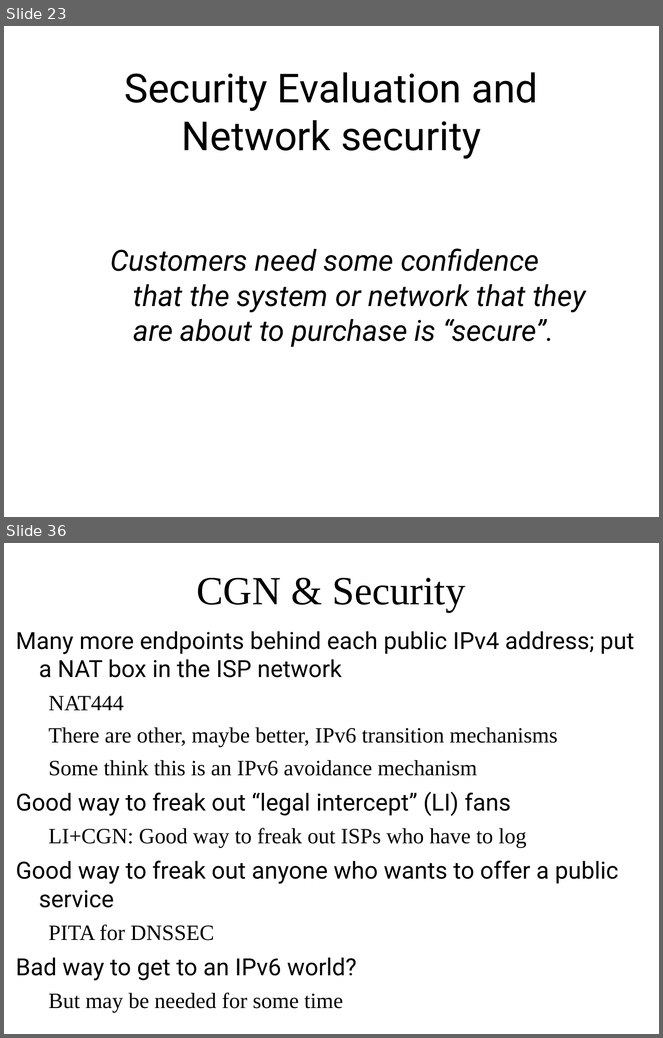
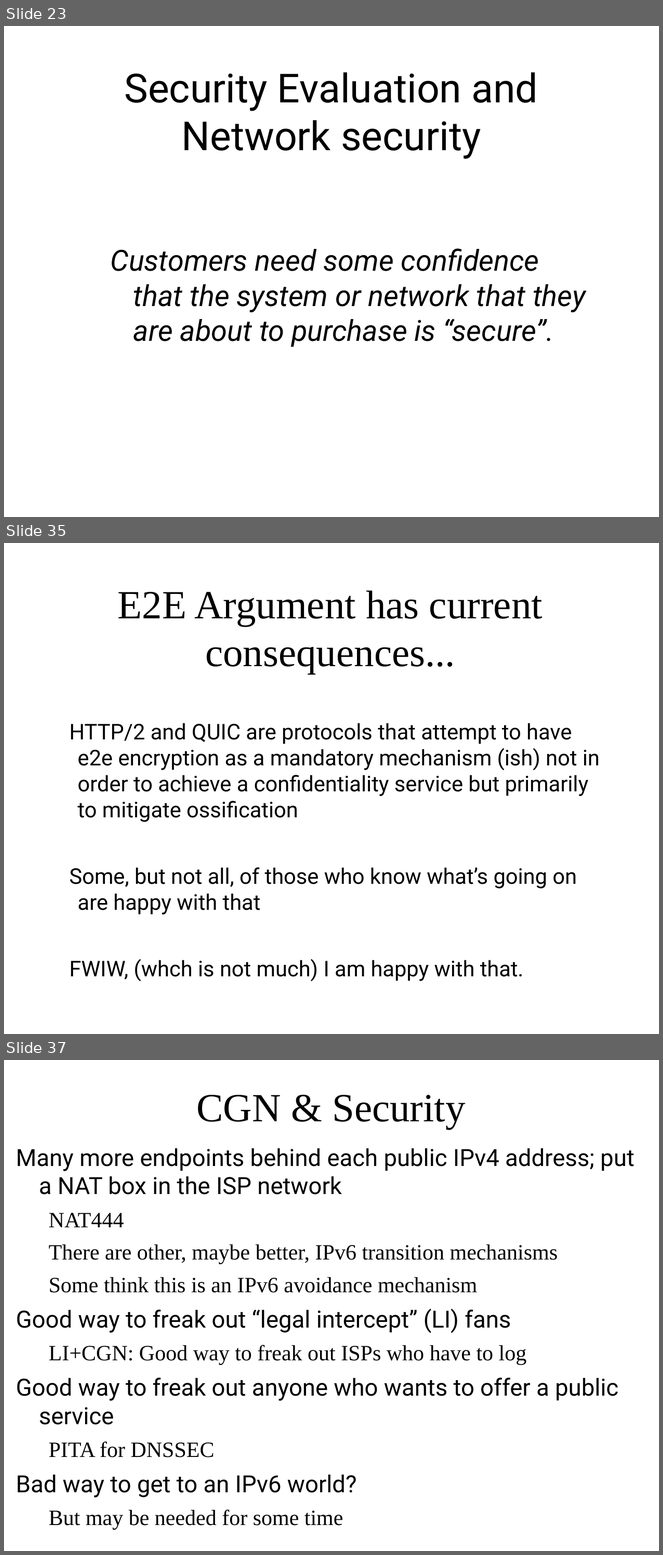
Before and after one commit to sftcd/cs7053, a slide deck: 2016lectures/02-concepts.ppt. Shown one above the other, each under a label of ours: slides 23 and 36 before the commit, slides 23, 35 and 37 after it; the slides between them are not shown. The pictures are 663x1038 and 663x1555 pixels, drawn with LibreOffice and Linux fonts; fonts in the diff are those of the drawing. Boxes give left, top, right and bottom in pixels: in the first picture for what was removed or moved away, otherwise in the second. Text is boxed around its words. In the diff, an @@ line names an element or a change of style, - is before the commit and + after.

```diff
--- a/2016lectures/02-concepts.ppt
+++ b/2016lectures/02-concepts.ppt
@@ slide 35 added at [4,543,659,1034], background #FFFFFF @@
@@ title added at [118,590,543,674], 44 pt, text #000000 @@
+E2E Argument has current consequences...
@@ text added at [70,723,600,982], 23.8 pt, text #000000 @@
+HTTP/2 and QUIC are protocols that attempt to have e2e encryption as a mandatory mechanism (ish) not in order to achieve a confidentiality service but primarily to mitigate ossification
+Some, but not all, of those who know what’s going on are happy with that
+FWIW, (whch is not much) I am happy with that.
@@ what was slide 36 is now slide 37 @@
```
Also in this commit, not shown: 9 slides changed, 1 other file.
